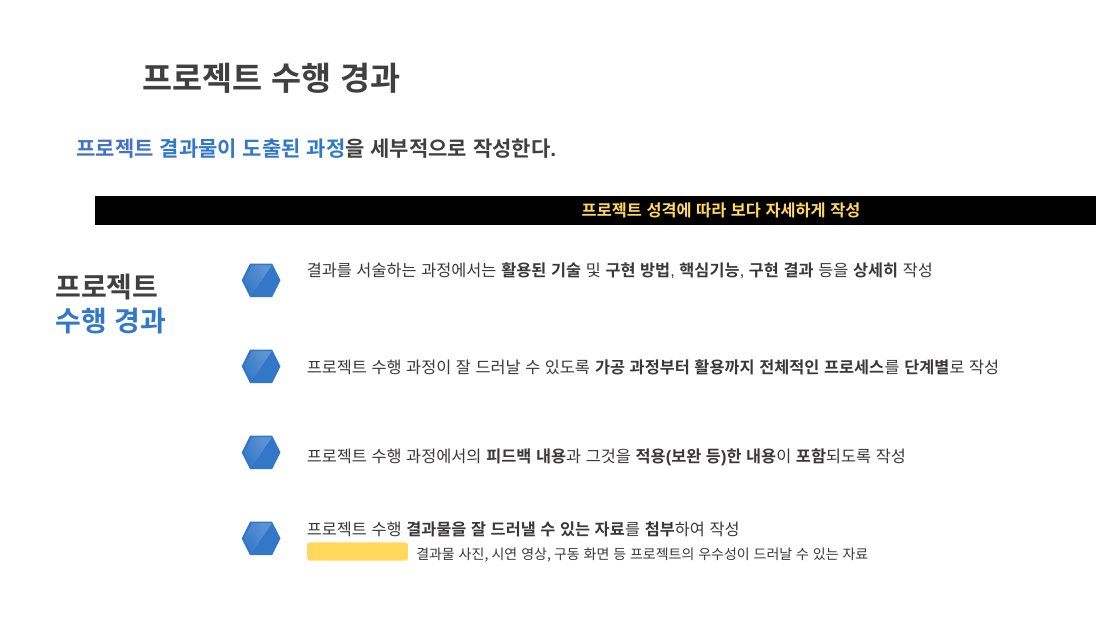
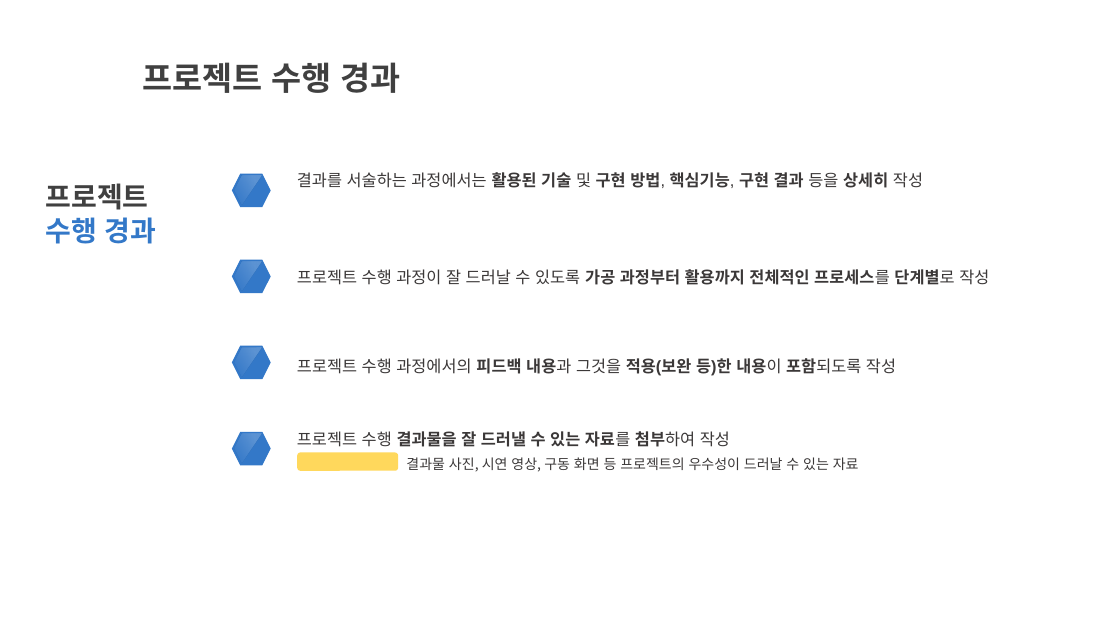
Before and after one commit to green424minee/greenart-HumanCloud, a slide deck: slide 6 of 문서/3_팀_프로젝트_결과보고서.pptx. Drawn at 1120x630 pixels with LibreOffice and Linux fonts; fonts in the diff are those of the drawing. Boxes give left, top, right and bottom in pixels: in the first picture for what was removed or moved away, otherwise in the second. Text is boxed around its words. In the diff, an @@ line names an element or a change of style, - is before the commit and + after.

```diff
--- a/문서/3_팀_프로젝트_결과보고서.pptx
+++ b/문서/3_팀_프로젝트_결과보고서.pptx
@@ text removed at (77, 138, 556, 158) @@
-프로젝트 결과물이 도출된 과정을 세부적으로 작성한다.
@@ 10 texts, 4 freeform shapes, 4 hexagons, 1 rounded rectangle: place and size @@
-10 texts, 4 freeform shapes, 4 hexagons, 1 rounded rectangle at (55, 261, 999, 562)
+10 texts, 4 freeform shapes, 4 hexagons, 1 rounded rectangle at (46, 172, 989, 472)
@@ rectangle removed at (95, 197, 1096, 225) @@
-이어지는 예시는 하나의 사례 제공을 위해서 간단하게 제시한 것이므로 프로젝트 성격에 따라 보다 자세하게 작성
```
Also in this commit, not shown: 5 other slides changed, 1 slide added, 1 slide removed.
